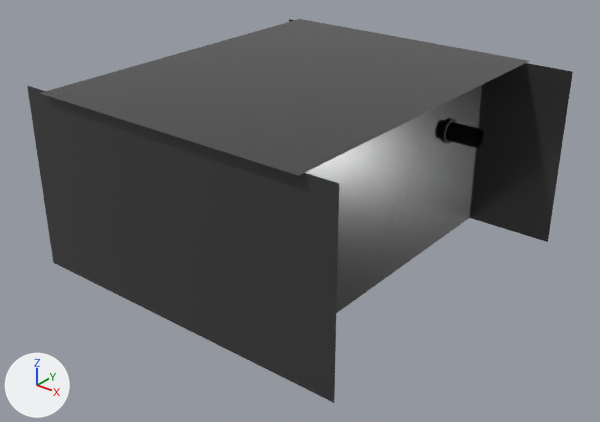
The glTF model assets/EngineRoom.gltf: old version first, new version second.
The view is the same before and after, from a 50 mm camera at (51.2, -63.9, 44.5) aimed at (1.6, -1.9, 6.1). Lighting does not change. The marker at lower left points along +X, +Y and +Z. Objects named as collision shapes, trigger or cutter boxes, shadow casters or lower levels of detail are left out. Where no turn or scale is listed for an object, it has been applied to the vertices.

Objects in the first picture: 'Ceiling', 'Pipe', 'Wall2', 'Wall3', 'Wall4'.
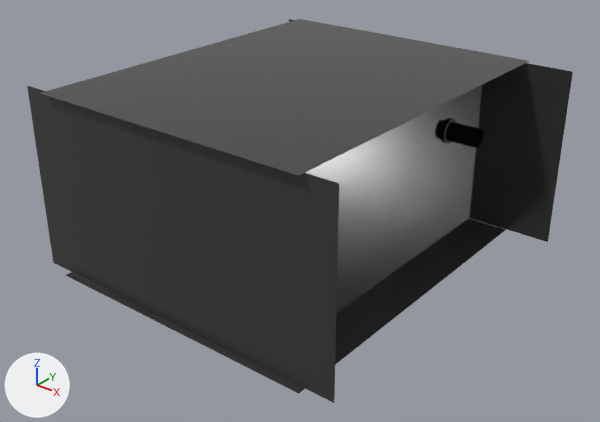
Where the newer file only moved an object's origin or applied its transform, the numbers keep the older frame.

What differs and where, as boxes (x1, y1, x2, y2) in the pictures (600 x 422 px):
'Floor', added
    after: (66, 218, 506, 393)

Patch to the scene script:
```diff
--- a/assets/EngineRoom.gltf.py
+++ b/assets/EngineRoom.gltf.py
@@ mat_walls_floor_002 @@
+mat_walls_floor_002 = principled_material('Walls/Floor.002')
+mat_walls_floor_002.base_color = (0.0707, 0.0707, 0.0707)  # dark grey #4b4b4b
+mat_walls_floor_002.metallic = 0.445
+mat_walls_floor_002.roughness = 0.223
@@ me_ceiling_001 @@
+me_ceiling_001.from_pydata([(-15.8, -19.8, 0.0), (15.8, -19.8, 0.0), (-15.8, 19.8, 0.0), (15.8, 19.8, 0.0)], [], [(1, 2, 0), (1, 3, 2)])
+me_ceiling_001.materials.append(mat_walls_floor_002)  # dark grey #4b4b4b
@@ ob_floor @@
+ob_floor = bpy.data.objects.new('Floor', me_ceiling_001)
+ob_floor.location = (0.0, 0.0, 0.0)
```
